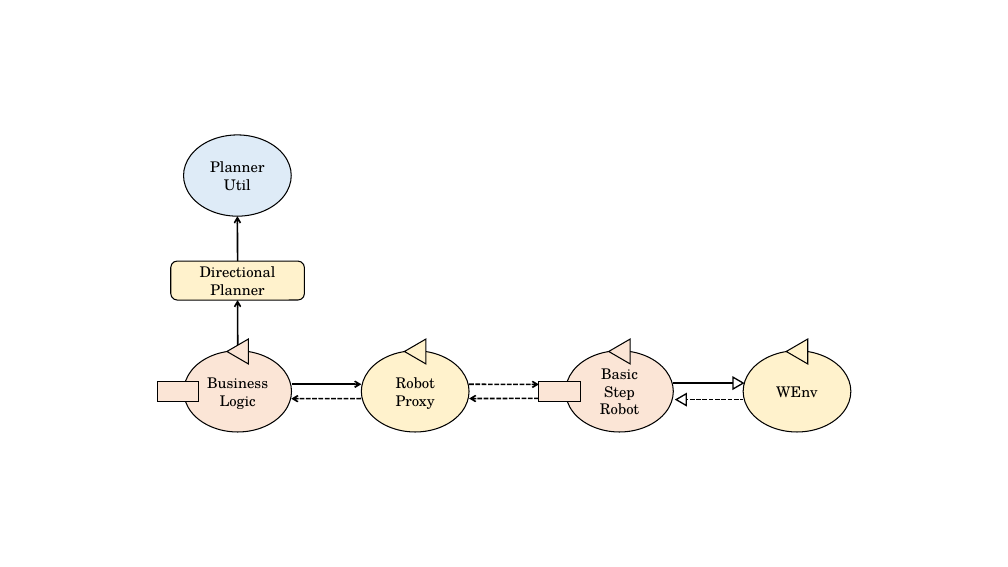
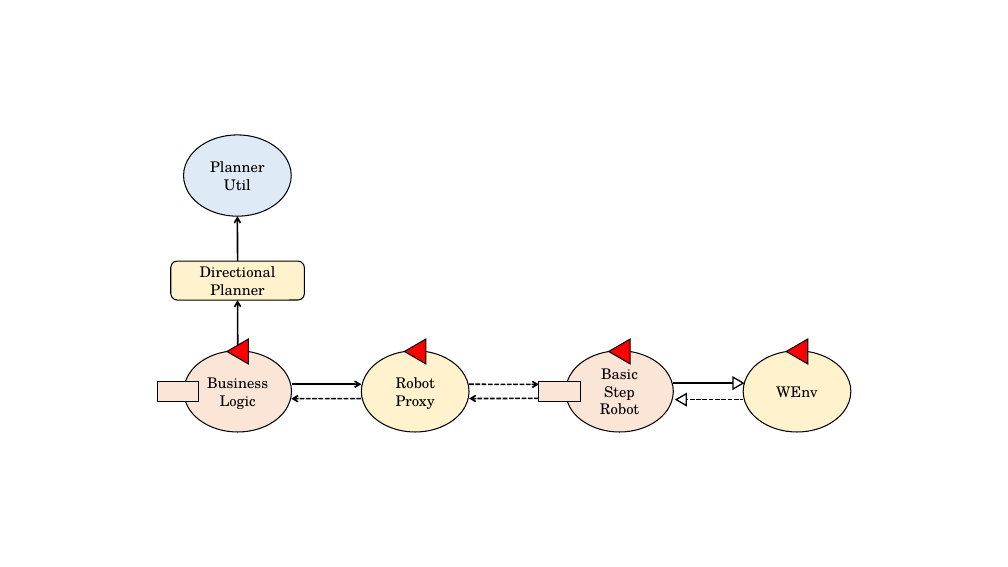
Before and after one commit to JackFantaz/FantazziniGiacomoIss, a slide deck: slide 4 of FinalTask/userDocs/img/final_task_schema.pptx. Drawn at 1008x567 pixels with LibreOffice and Linux fonts; fonts in the diff are those of the drawing. Boxes give left, top, right and bottom in pixels: in the first picture for what was removed or moved away, otherwise in the second. Text is boxed around its words. In the diff, an @@ line names an element or a change of style, - is before the commit and + after.

```diff
--- a/FinalTask/userDocs/img/final_task_schema.pptx
+++ b/FinalTask/userDocs/img/final_task_schema.pptx
@@ triangle at [227, 339, 248, 364]: fill #FBE5D6 to #FF0000 @@
@@ triangle at [405, 339, 426, 364]: fill #FFF2CC to #FF0000 @@
@@ triangle at [609, 339, 630, 364]: fill #FBE5D6 to #FF0000 @@
@@ triangle at [787, 339, 808, 364]: fill #FFF2CC to #FF0000 @@
```
Also in this commit, not shown: 2 other slides changed, 2 other files.
